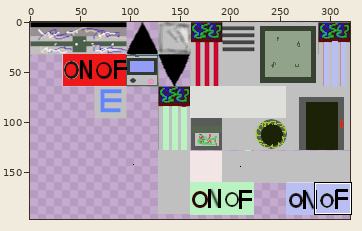
Edited in one commit: sprite sheet (dist/final_project_assets/tilemaps/level5.png). Above: a wide view before the commit, with the close-up outlined.
Close-up. As it was:
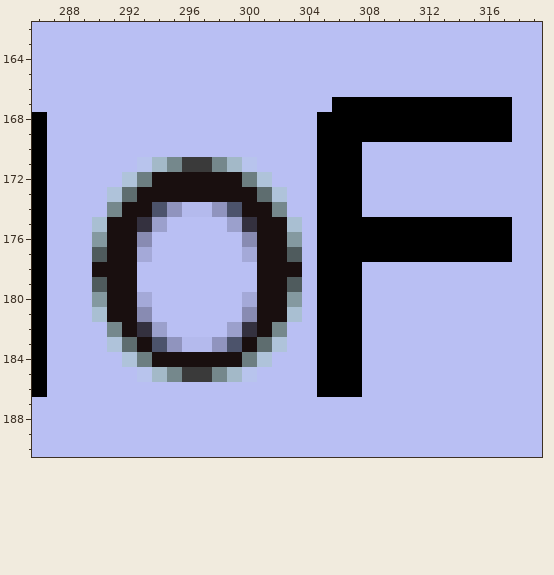
The file is 320x320 pixels. Pixels under 10% opacity are left out. Colours within 5 levels of each other are drawn and written as one. Shown: x 286..319, y 162..190. The wide view leaves out empty margins. The commit also changed other parts of the picture, which this record leaves out.
And afterwards:
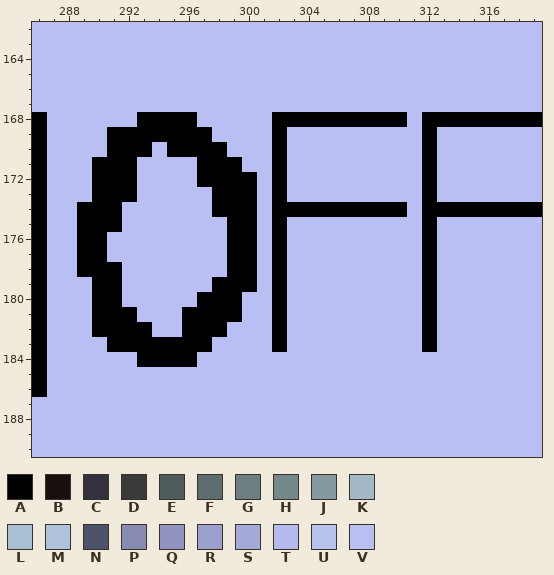
Palette (. is transparent): A #000000  B #190f0f  C #34313f  D #3a3a3a  E #4f5b5d  F #5e6d6f  G #6c7e81  H #75888c  J #8499a0  K #a3b9c8  L #a9bfd2  M #afc3da  N #4c536b  P #888bb2  Q #9094be  R #9ba0cc  S #a4a9d8  T #b4baed  U #b8c4ed  V #b9bff3
What changed:
Changed rows in their new state; - is an unchanged pixel.
first column x 289:
167 -----------------VVVVVVVVVVVV--
168 ----AAAA-----AAA------V------AA
169 --AAAAAAA----A--VVVVVVV-VVVVV--
170 --AAA-AAAA---A--VVV----A-------
171 -AAAVVVVAAAV-A--VVV----A-------
172 -AAAVVVVAAAAVA--VVV----A-------
173 -AAAVVVVVAAAVA--VVV----A-------
174 AAAVVVVVVAAAVAAA---AAA-AAAAAAAA
175 AAAVVV----AAVAV-VVVVVVV-VVVVV--
176 AAVVV-----AAVAV-VVVVVVV-VVVVV--
177 AAVVV-----AAVAV-VVVVVVV-VVVVV--
178 AAAV------AAVAV-VVV----A-------
179 -AAV-----AAAVAV-VVV----A-------
180 -AAVV---AAAVVAV-VVV----A-------
181 -AAAV--AAAAVVAV-VVV----A-------
182 -AAAAV-AAAVVVA--VVV----A-------
183 --AAAAAAAVVVVA--VVV----A-------
184 ---VAAAAVVVVV---VVV------------
185 ----VVVVVVVV----VVV------------
186 ----------------VVV------------
